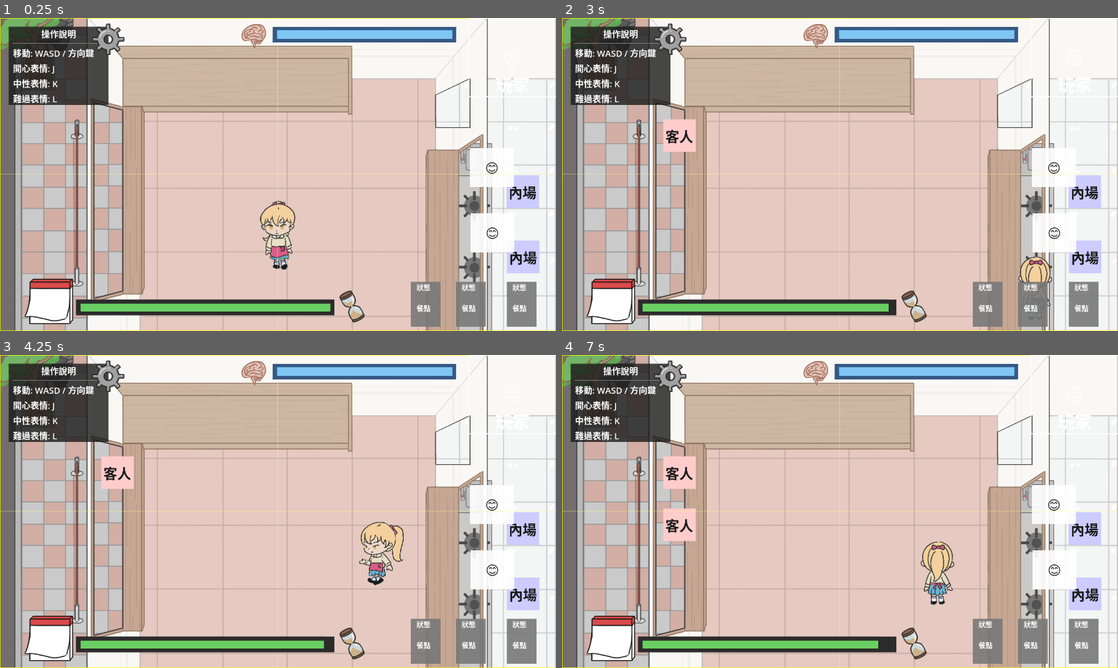
Above: before the commit, frames 1-4 (two rows, left to right).
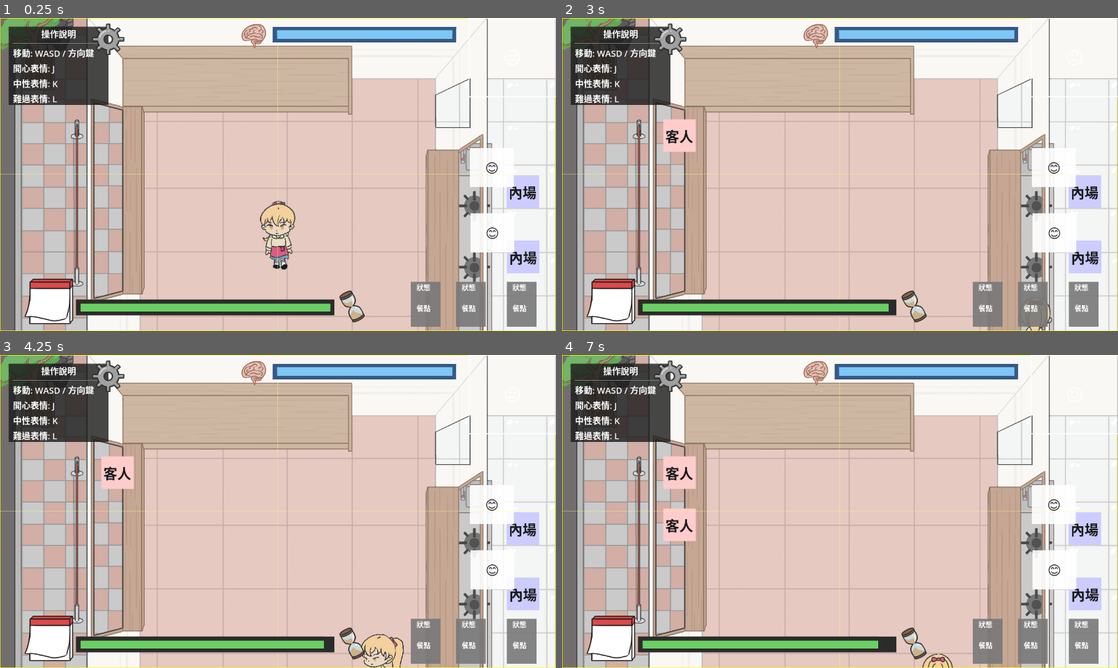
Above: after the commit, the same moments.

Repository: darkbtf/game-jam-2026-kcl
Game: Godot game, scene res://Scenes/main.tscn
Two runs of this game, one before a commit and one after it. Both use one fixed random seed, a clock stepped at 60 frames per second and the inputs below.
Inputs:
- Up to frame 1 (0.25 s): no input
- Up to frame 2 (3 s): tap Enter (ui_accept) at 0.5, 0.77, 1.52 s; hold D (move_right) 0.53-1.28 s; hold J (expression_happy) 0.53-1.28 s; hold S (move_down) 1.28-2.03 s; tap K (expression_neutral) at 1.35 s; hold D (move_right) 2.03-2.78 s; hold L (expression_sad) 2.03-2.78 s; hold W (move_up) from 2.78 s (still down); tap Shift (run) at 2.85 s
- Up to frame 3 (4.25 s): tap Enter (ui_accept) at 3.02, 3.77 s; release W (move_up) at 3.53 s; hold A (move_left) from 3.53 s (still down); tap R at 3.6 s
- Up to frame 4 (7 s): tap J (expression_happy) at 4.35 s; tap Enter (ui_accept) at 4.52, 6.02, 6.77 s; release A (move_left) at 5.03 s; hold S (move_down) 5.03-5.78 s; hold K (expression_neutral) 5.03-5.78 s; hold D (move_right) 5.78-6.53 s; tap L (expression_sad) at 5.85 s; hold W (move_up) from 6.53 s (still down); tap Shift (run) at 6.6 s

The runs differ from the first frame. In frame 1, less than 0.1% of the frame differs, in the area x 89-96%, y 19-24%; in frame 2, 0.5%; in frame 3, 1.4%, in the area x 64-96%, y 19-100%; in frame 4, 1.0%.

Commit message:
update:隱形牆

Diff:
--- a/Scenes/main.tscn
+++ b/Scenes/main.tscn
@@ -14,6 +14,15 @@
 [ext_resource type="PackedScene" uid="uid://updf3qvx4bkt" path="res://Objects/foods.tscn" id="8_jkdf5"]
 [ext_resource type="PackedScene" uid="uid://b2h0hj5weqvw1" path="res://Scenes/order.tscn" id="10_hptm8"]
 [ext_resource type="Script" path="res://Scripts/main.gd" id="11"]
+
+[sub_resource type="RectangleShape2D" id="RectangleShape2D_jkdf5"]
+size = Vector2(150, 411)
+
+[sub_resource type="RectangleShape2D" id="RectangleShape2D_wsu2k"]
+size = Vector2(71, 753)
+
+[sub_resource type="RectangleShape2D" id="RectangleShape2D_k12tt"]
+size = Vector2(1148, 139)
 
 [node name="Main" type="Node2D"]
 script = ExtResource("11")
@@ -76,6 +85,22 @@
 [node name="Food2" parent="Foods" instance=ExtResource("8_jkdf5")]
 position = Vector2(999.99994, 550)
 
+[node name="Walls" type="Node" parent="."]
+
+[node name="StaticBody2D" type="StaticBody2D" parent="Walls"]
+
+[node name="CollisionShape2D" type="CollisionShape2D" parent="Walls/StaticBody2D"]
+position = Vector2(1055, 511.5)
+shape = SubResource("RectangleShape2D_jkdf5")
+
+[node name="CollisionShape2D2" type="CollisionShape2D" parent="Walls/StaticBody2D"]
+position = Vector2(1319, 343.5)
+shape = SubResource("RectangleShape2D_wsu2k")
+
+[node name="CollisionShape2D3" type="CollisionShape2D" parent="Walls/StaticBody2D"]
+position = Vector2(774, 69.5)
+shape = SubResource("RectangleShape2D_k12tt")
+
 [node name="QueueManager" type="Node2D" parent="."]
 z_as_relative = false
 script = ExtResource("7")
--- a/Scenes/ui.tscn
+++ b/Scenes/ui.tscn
@@ -179,22 +179,6 @@
 horizontal_alignment = 1
 vertical_alignment = 1
 
-[node name="TitleLabel" type="Label" parent="PlayerFacePanel"]
-layout_mode = 1
-anchors_preset = 7
-anchor_left = 0.5
-anchor_top = 1.0
-anchor_right = 0.5
-anchor_bottom = 1.0
-offset_left = -50.0
-offset_top = -15.0
-offset_right = 50.0
-grow_horizontal = 2
-grow_vertical = 0
-text = "玩家"
-horizontal_alignment = 1
-vertical_alignment = 1
-
 [node name="Date" type="Sprite2D" parent="."]
 position = Vector2(644, 357)
 texture = ExtResource("6_mmixe")
Not shown: 1 places in Scenes/main.tscn that only renumber resources
